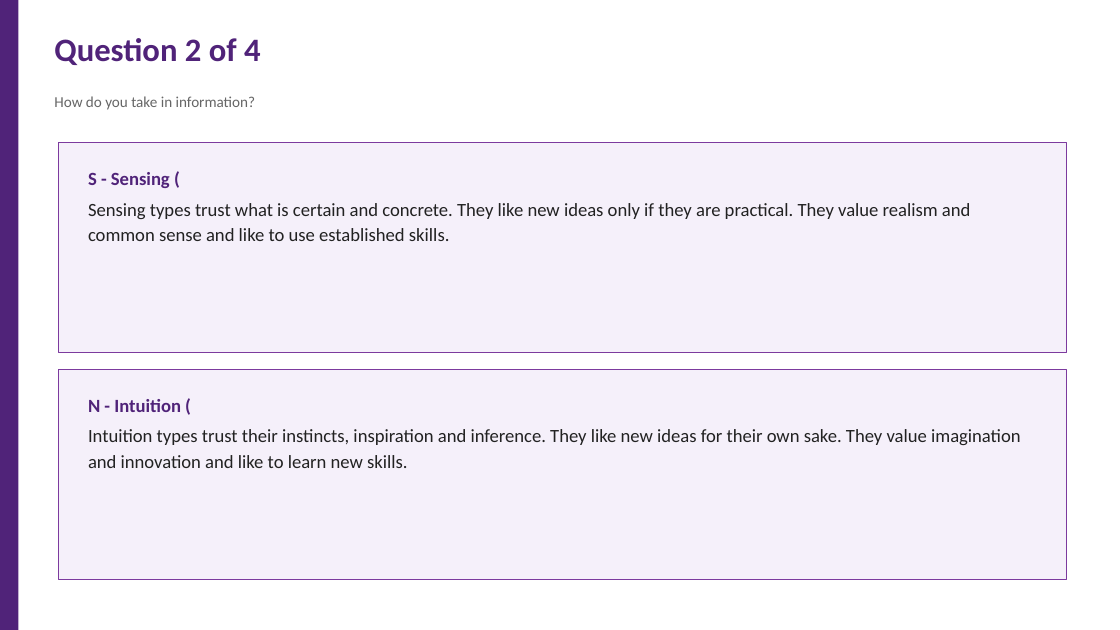
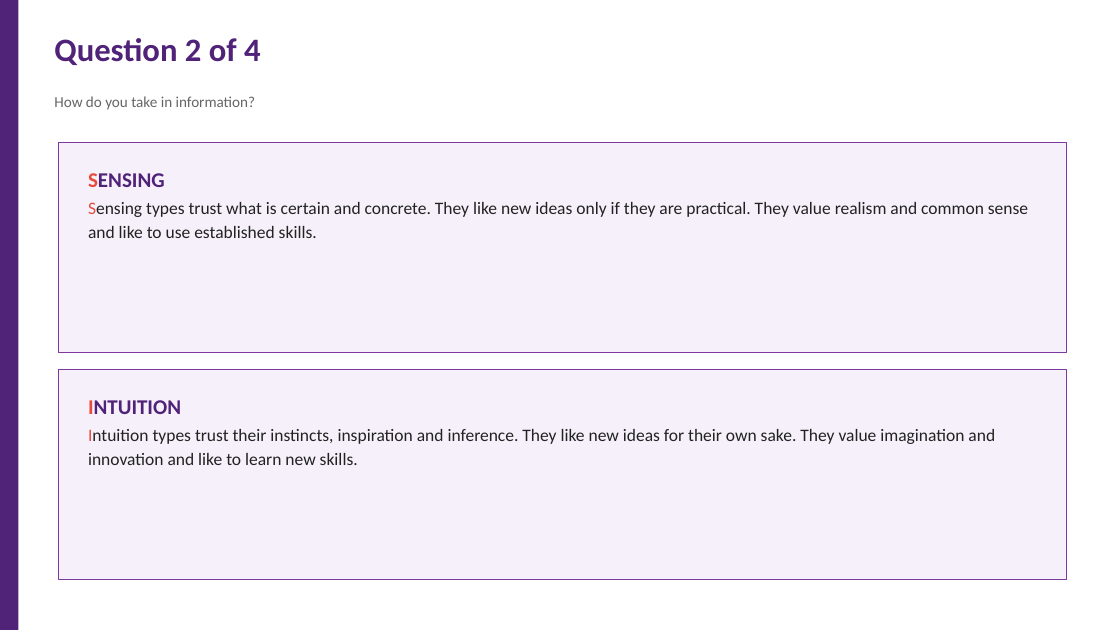
Before and after one commit to 975801846-star/workspace-outputs, a slide deck: slide 4 of Effective_Teamwork_2_survey.pptx. Drawn at 1120x630 pixels with LibreOffice and Linux fonts; fonts in the diff are those of the drawing. Boxes give left, top, right and bottom in pixels: in the first picture for what was removed or moved away, otherwise in the second. Text is boxed around its words. In the diff, an @@ line names an element or a change of style, - is before the commit and + after.

```diff
--- a/Effective_Teamwork_2_survey.pptx
+++ b/Effective_Teamwork_2_survey.pptx
@@ text at (88, 173, 165, 187): text changed; size 16 to 18 pt @@
-S - Sensing (
+SENSING
@@ text at (88, 202, 1028, 238): size 16 to 15 pt; text colour #222222 to #E74C3C in "Sensing"; less space between paragraphs @@
@@ text at (88, 400, 181, 414): text changed; size 16 to 18 pt @@
-N - Intuition (
+INTUITION
@@ text at (88, 429, 995, 465): size 16 to 15 pt; text colour #222222 to #E74C3C in "Intuition"; less space between paragraphs @@
```
Also in this commit, not shown: 3 other slides changed.
